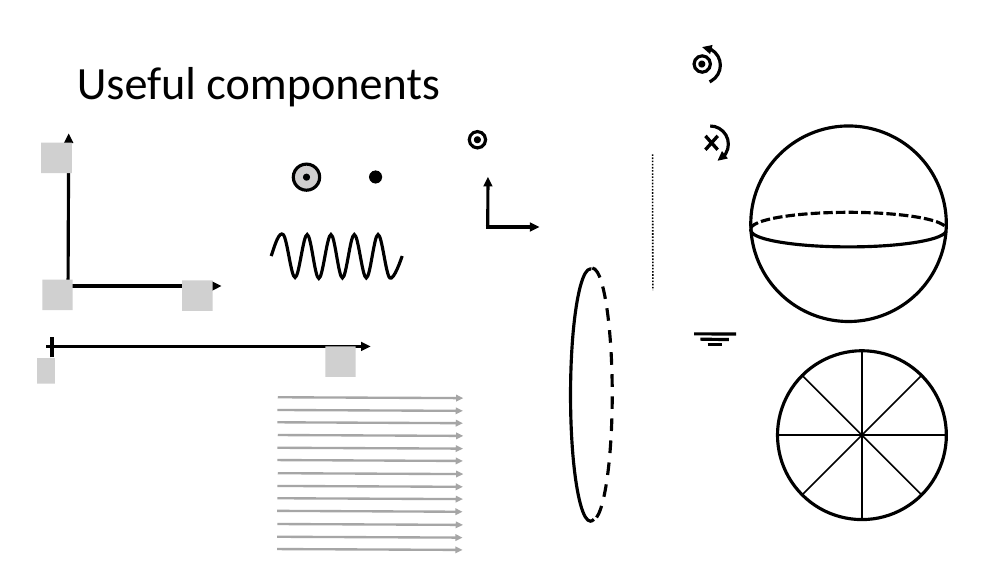
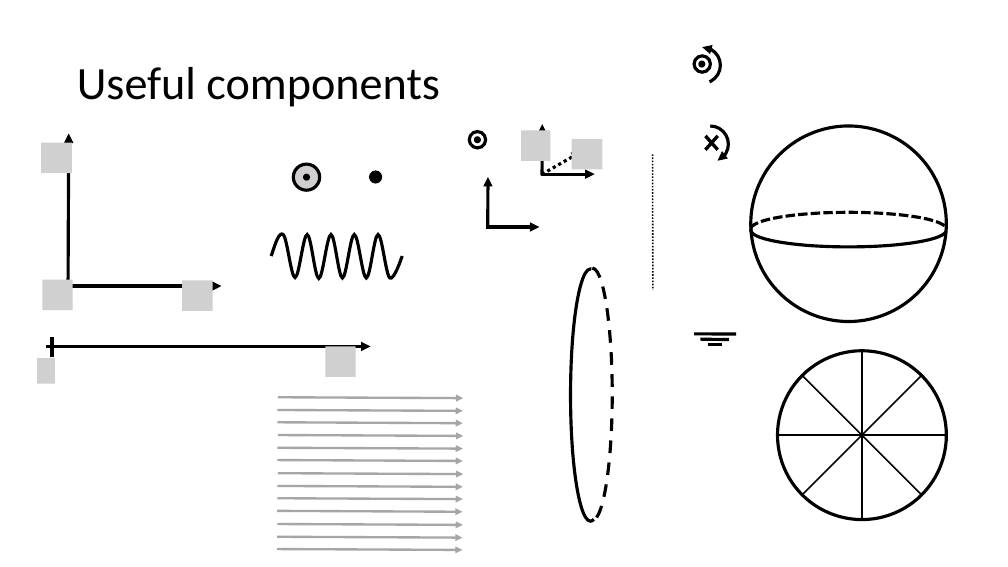
Before and after one commit to OSTP/PhysicsArtofModelling, a slide deck: slide 1 of tex/figures/ChargesFields/Figures.pptx. Drawn at 1008x567 pixels with LibreOffice and Linux fonts; fonts in the diff are those of the drawing; grey boxes stand for pictures; background and template pictures are left out. Boxes give left, top, right and bottom in pixels: in the first picture for what was removed or moved away, otherwise in the second. Text is boxed around its words. In the diff, an @@ line names an element or a change of style, - is before the commit and + after.

```diff
--- a/tex/figures/ChargesFields/Figures.pptx
+++ b/tex/figures/ChargesFields/Figures.pptx
@@ group added at bbox=[521, 124, 603, 175]: 3 arrows, 2 pictures @@
```
Also in this commit, not shown: 2 other slides changed, 5 other files.
